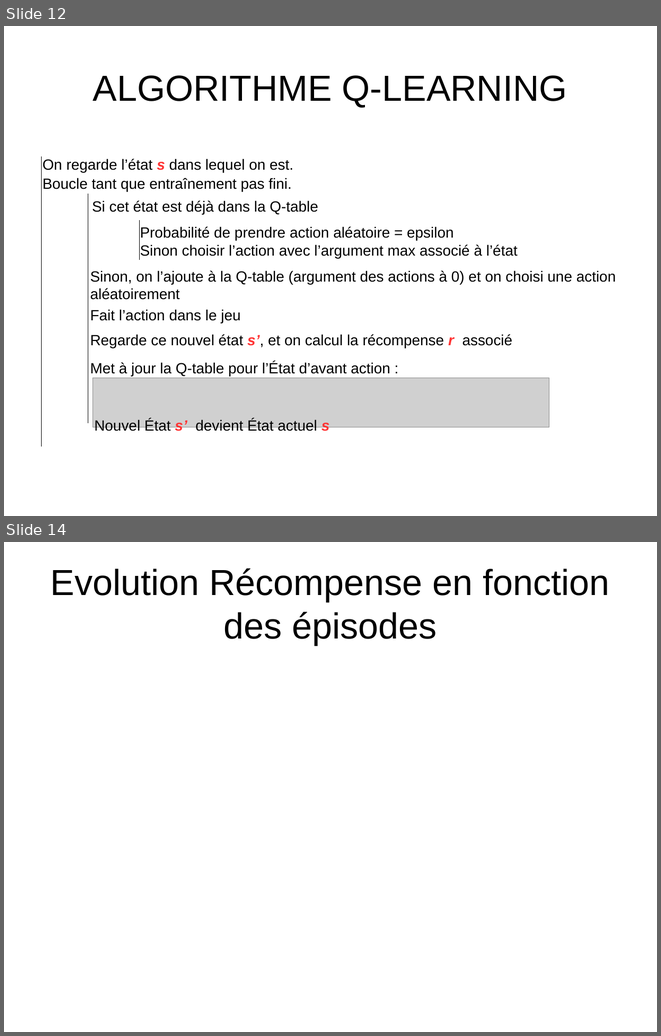
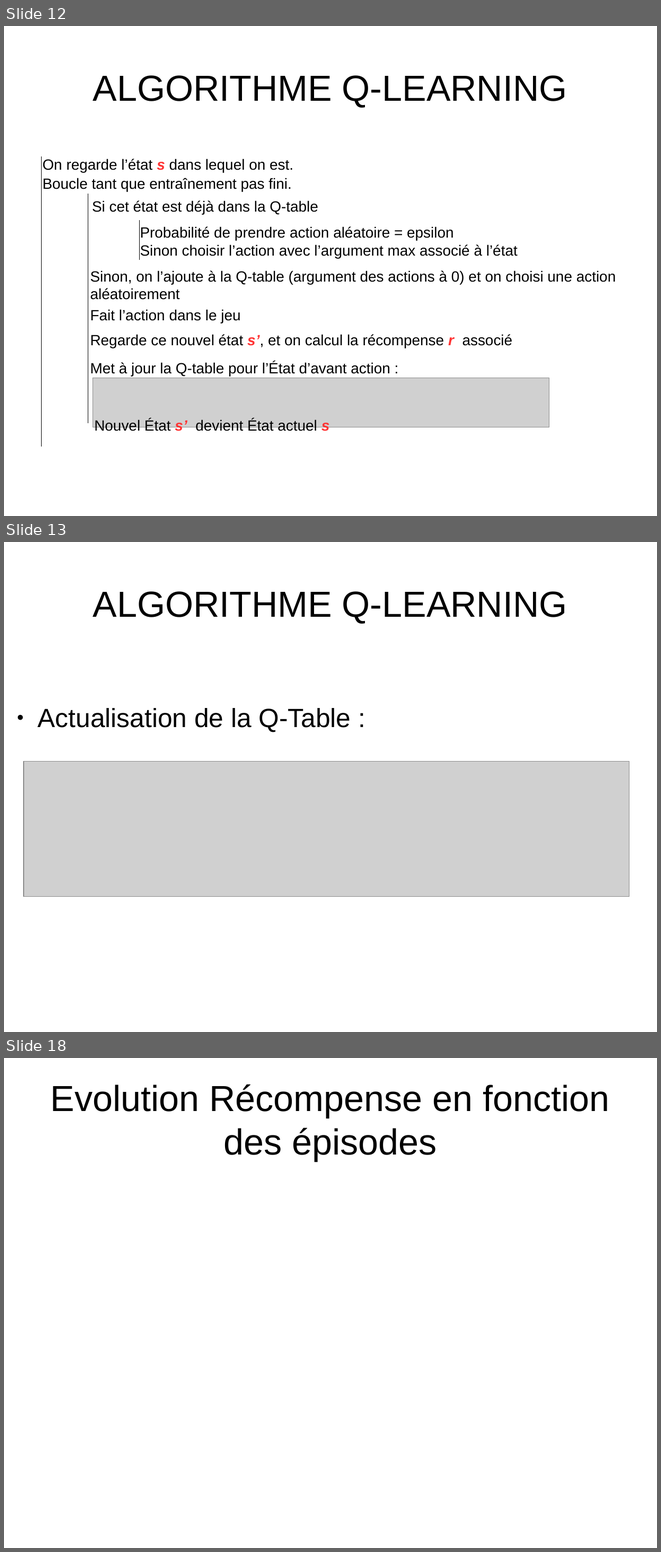
Before and after one commit to pfpimenta/projet_majeure, a slide deck: Presentation.odp. Shown one above the other, each under a label of ours: slides 12 and 14 before the commit, slides 12, 13 and 18 after it; the slides between them are not shown. The pictures are 661x1036 and 661x1552 pixels, drawn with LibreOffice and Linux fonts; fonts in the diff are those of the drawing; grey boxes stand for pictures. Boxes give left, top, right and bottom in pixels: in the first picture for what was removed or moved away, otherwise in the second. Text is boxed around its words. In the diff, an @@ line names an element or a change of style, - is before the commit and + after.

```diff
--- a/Presentation.odp
+++ b/Presentation.odp
@@ slide 13 added at [4,542,657,1032], background #FFFFFF @@
@@ title added at [93,591,567,623], 44 pt, text #000000 @@
+ALGORITHME Q-LEARNING
@@ text added at [38,708,351,732], 32 pt, text #000000 @@
+● Actualisation de la Q-Table :
@@ picture added at [24,761,629,897] @@
@@ what was slide 14 is now slide 18 @@
```
Also in this commit, not shown: 4 other slides added, 1 slide removed.
